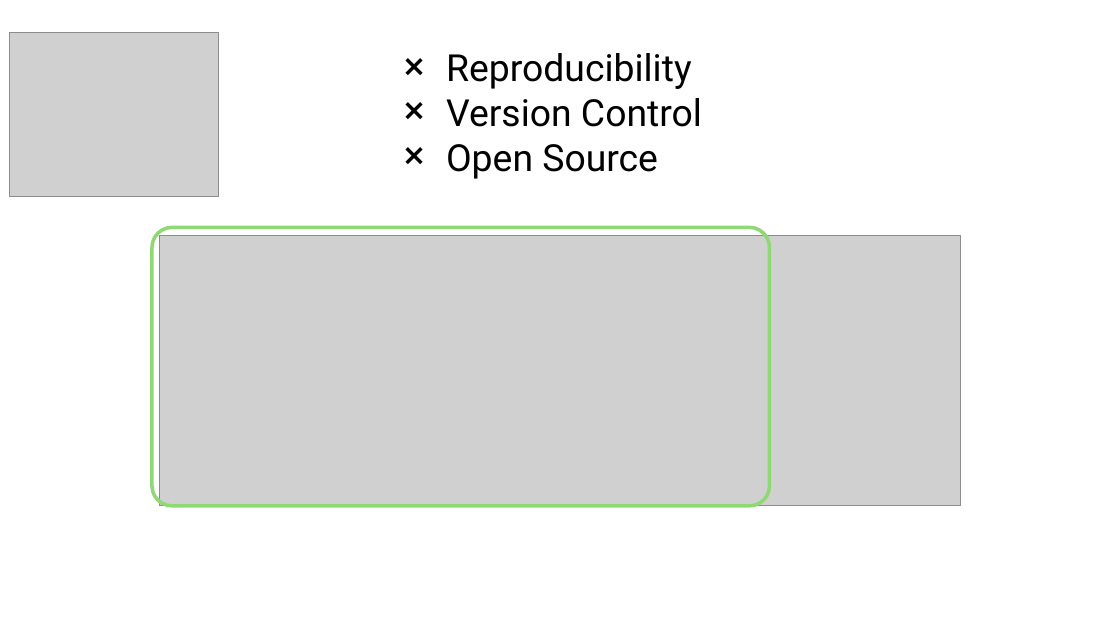
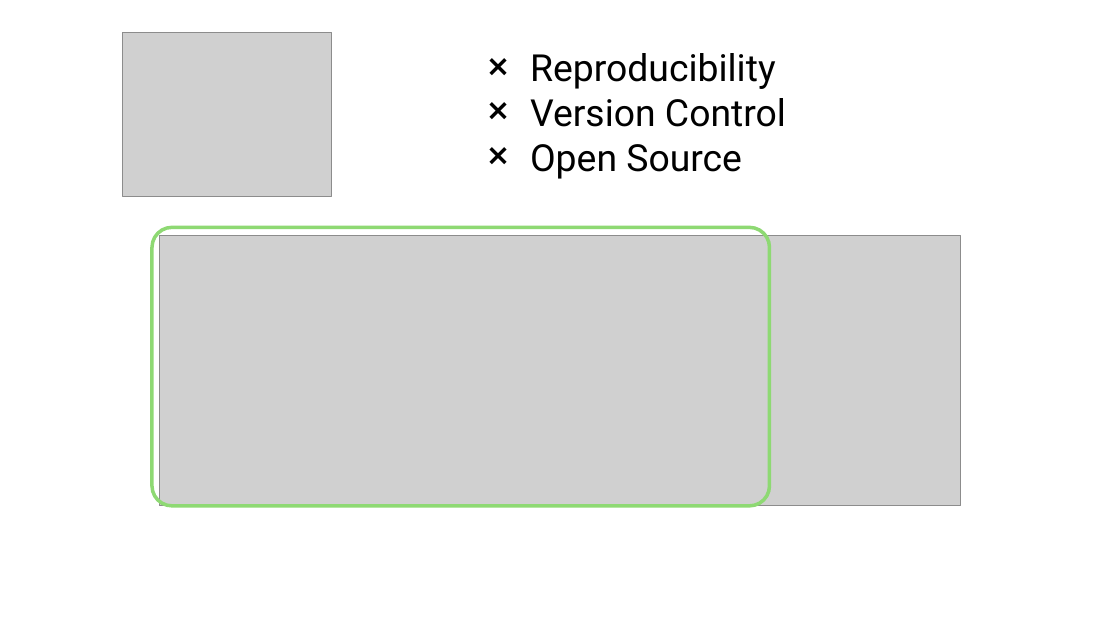
Before and after one commit to jhelvy/2025-posit-conf-surveydown, a slide deck: slide 2 of images/images.pptx. Drawn at 1120x630 pixels with LibreOffice and Linux fonts; fonts in the diff are those of the drawing; grey boxes stand for pictures. Boxes give left, top, right and bottom in pixels: in the first picture for what was removed or moved away, otherwise in the second. Text is boxed around its words. In the diff, an @@ line names an element or a change of style, - is before the commit and + after.

```diff
--- a/images/images.pptx
+++ b/images/images.pptx
@@ picture: place and size @@
-picture at [9,32,219,196]
+picture at [122,32,332,196]
@@ text "Reproducibility": place and size @@
-text "Reproducibility" at [446,53,702,179]
+text "Reproducibility" at [530,53,786,179]
```
Also in this commit, not shown: 9 other slides changed, 2 slides removed, 39 other files.
